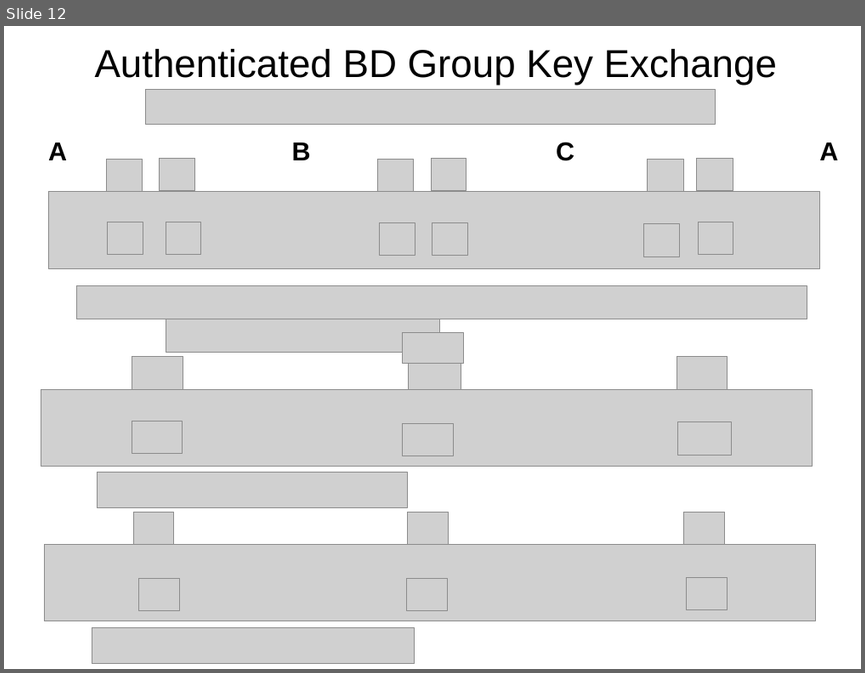
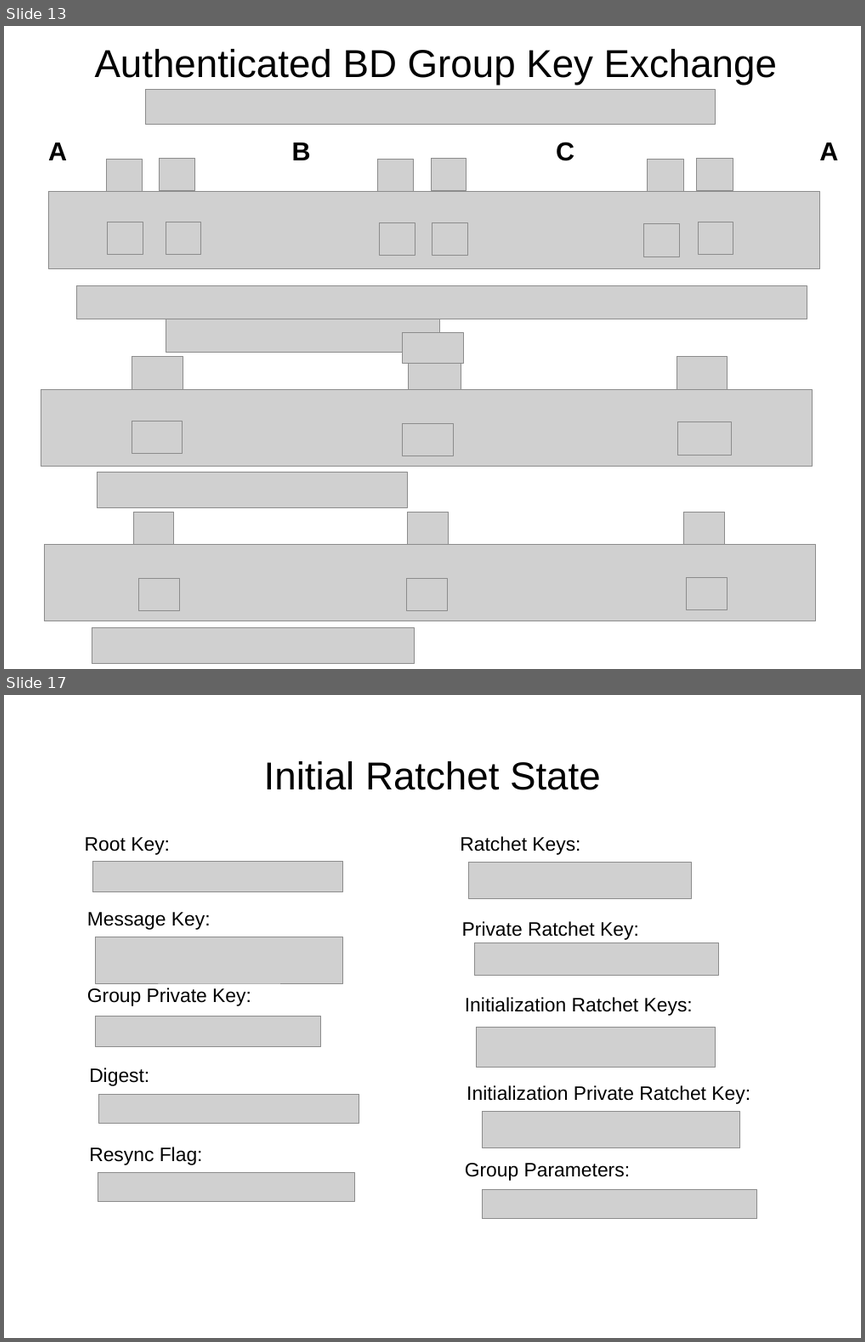
Before and after one commit to rxcomm/smmp, a slide deck: spec/slideshow.odp. Shown one above the other, each under a label of ours: slide 12 before the commit, slides 13 and 17 after it; the slides between them are not shown. The pictures are 865x673 and 865x1342 pixels, drawn with LibreOffice and Linux fonts; fonts in the diff are those of the drawing; grey boxes stand for pictures. Boxes give left, top, right and bottom in pixels: in the first picture for what was removed or moved away, otherwise in the second. Text is boxed around its words. In the diff, an @@ line names an element or a change of style, - is before the commit and + after.

```diff
--- a/spec/slideshow.odp
+++ b/spec/slideshow.odp
@@ slide 17 added at <box>4,695,861,1338</box>, background #FFFFFF @@
@@ title added at <box>264,761,601,790</box>, 36 pt, text #000000 @@
+Initial Ratchet State
@@ text added at <box>85,837,170,855</box>, 18 pt, text #000000 @@
+Root Key:
@@ text added at <box>460,836,580,855</box>, 18 pt, text #000000 @@
+Ratchet Keys:
@@ picture added at <box>92,862,343,892</box> @@
@@ picture added at <box>469,862,692,898</box> @@
@@ text added at <box>87,912,211,930</box>, 18 pt, text #000000 @@
+Message Key:
@@ text added at <box>462,921,639,940</box>, 18 pt, text #000000 @@
+Private Ratchet Key:
@@ picture added at <box>96,937,343,983</box> @@
@@ picture added at <box>474,943,720,975</box> @@
@@ text added at <box>87,987,251,1006</box>, 18 pt, text #000000 @@
+Group Private Key:
@@ text added at <box>465,997,692,1015</box>, 18 pt, text #000000 @@
+Initialization Ratchet Keys:
@@ picture added at <box>95,1015,320,1046</box> @@
@@ picture added at <box>476,1027,715,1066</box> @@
@@ text added at <box>89,1067,149,1086</box>, 18 pt, text #000000 @@
+Digest:
@@ picture added at <box>99,1094,359,1123</box> @@
@@ text added at <box>466,1085,750,1104</box>, 18 pt, text #000000 @@
+Initialization Private Ratchet Key:
@@ picture added at <box>483,1111,740,1147</box> @@
@@ text added at <box>89,1146,203,1165</box>, 18 pt, text #000000 @@
+Resync Flag:
@@ picture added at <box>98,1173,355,1201</box> @@
@@ text added at <box>465,1163,630,1180</box>, 18 pt, text #000000 @@
+Group Parameters:
@@ picture added at <box>483,1190,757,1219</box> @@
@@ what was slide 12 is now slide 13 @@
```
Also in this commit, not shown: 14 slides changed, 13 other slides added, 10 slides removed.
